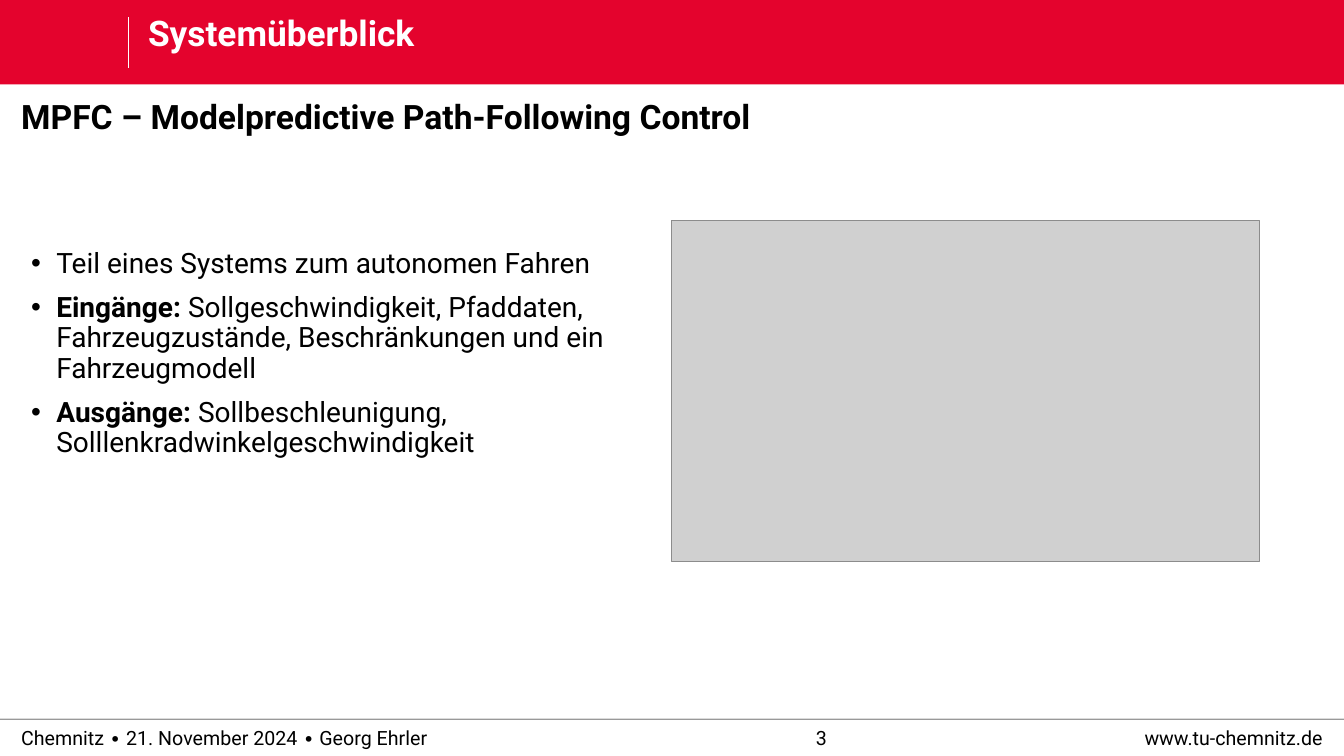
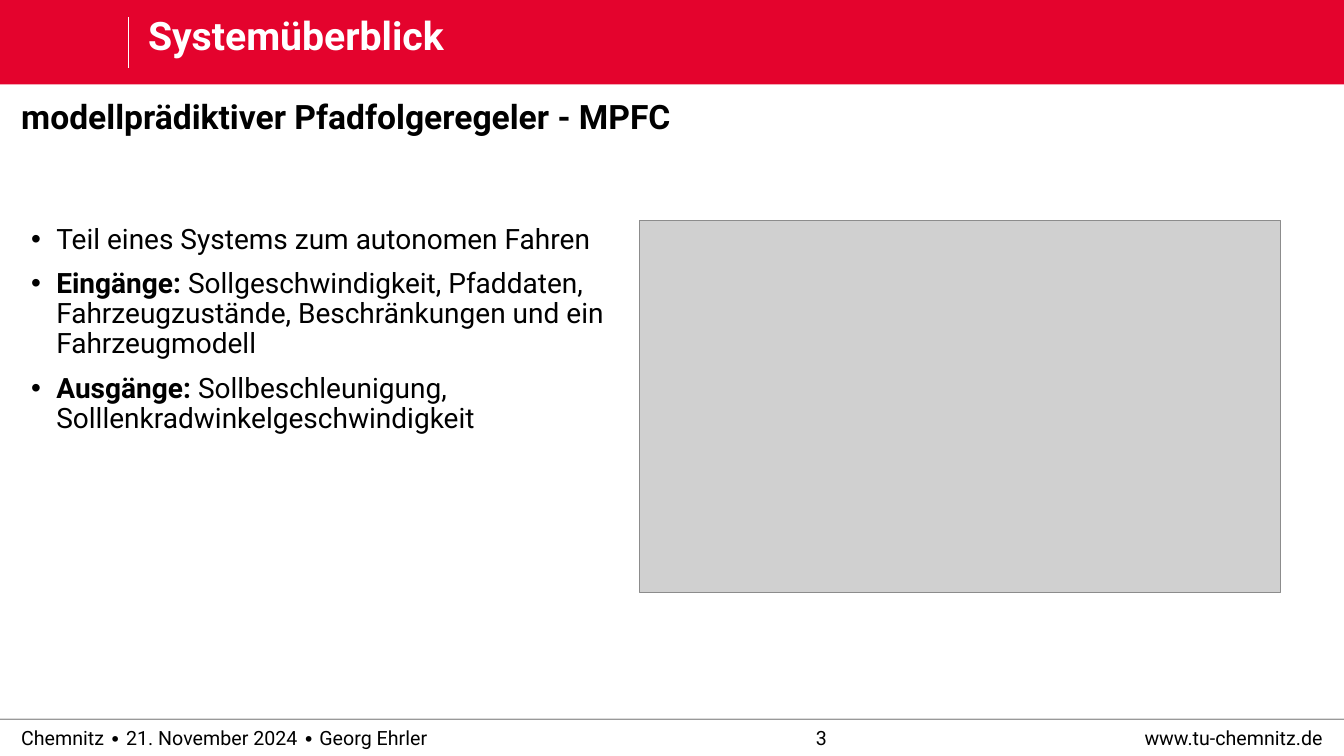
Before and after one commit to derEhrler/ACSDthesis_edited, a slide deck: slide 3 of defense/praktikum_defense.pptx. Drawn at 1344x756 pixels with LibreOffice and Linux fonts; fonts in the diff are those of the drawing; grey boxes stand for pictures; background and template pictures are left out. Boxes give left, top, right and bottom in pixels: in the first picture for what was removed or moved away, otherwise in the second. Text is boxed around its words. In the diff, an @@ line names an element or a change of style, - is before the commit and + after.

```diff
--- a/defense/praktikum_defense.pptx
+++ b/defense/praktikum_defense.pptx
@@ title "Systemüberblick" at [148,20,444,59]: size 25.2 to 28 pt; line spacing 0.88 to 0.9 @@
@@ text at [21,103,670,136]: text changed @@
-MPFC – Modelpredictive Path-Following Control
+modellprädiktiver Pfadfolgeregeler - MPFC
@@ text "Teil eines Systems zum autonomen ...": place and size @@
-text "Teil eines Systems zum autonomen ..." at [56,252,603,458]
+text "Teil eines Systems zum autonomen ..." at [56,228,603,434]
@@ picture: place and size @@
-picture at [673,220,1260,561]
+picture at [640,220,1281,592]
```
Also in this commit, not shown: 10 other slides changed, 2 slides added, 3 slides removed.
